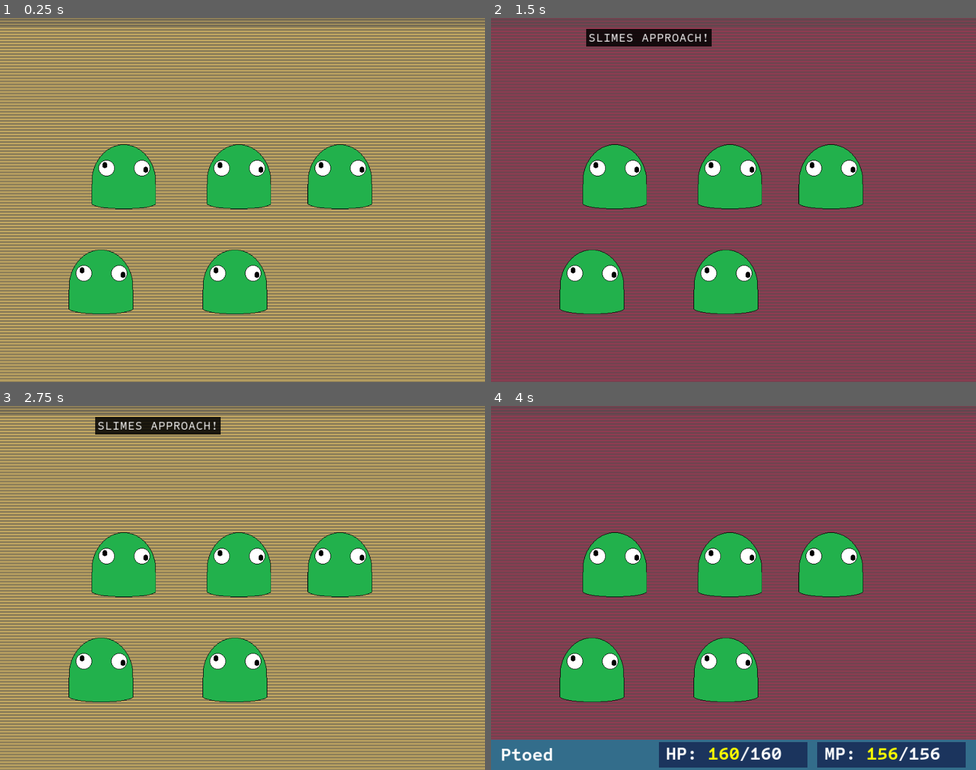
Above: before the commit, frames 1-4 (two rows, left to right).
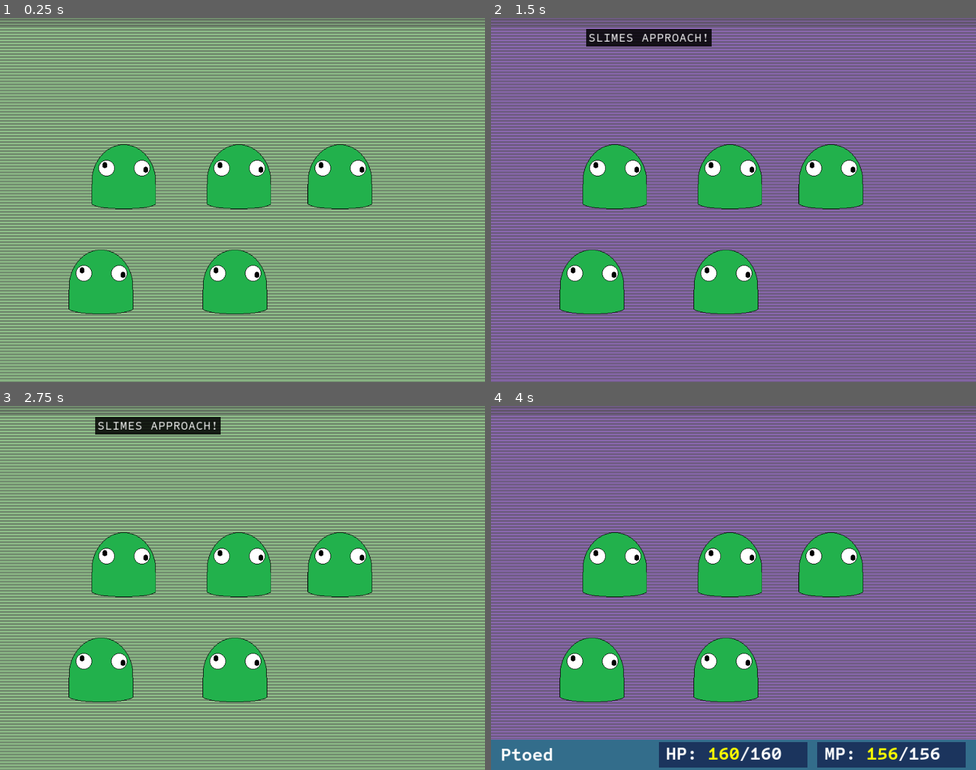
Above: after the commit, the same moments.

Repository: Tougon/CopyrightRPG
Game: Godot game, scene res://src/RPGData/Scenes/BattleScene.tscn
The game is run twice, just before and just after one commit, with the same random seed, the same clock (stepped at 60 frames per second) and the same inputs. Video files are missing from this copy of the repository; at most half a second of black plays in their place.
Inputs (mouse positions are in pixels of both pictures, inside the frame that each line leads up to):
- Up to frame 1 (0.25 s): no input
- Up to frame 2 (1.5 s): tap Enter (ui_accept) at 0.5, 0.77 s; move the mouse to (840, 181) at 0.52 s; press the mouse at (840, 181) at 0.53 s; release the mouse at (840, 181) at 1.25 s; drag from (636, 218) to (709, 272) at 1.27 s
- Up to frame 3 (2.75 s): move the mouse to (291, 507) at 2.02 s; press the mouse at (291, 507) at 2.03 s
- Up to frame 4 (4 s): release the mouse at (782, 507) at 2.75 s; drag from (709, 660) to (588, 533) at 2.77 s; move the mouse to (879, 642) at 3.52 s; press the mouse at (879, 642) at 3.53 s; tap Enter (ui_accept) at 3.77 s

The runs differ from the first frame. In frame 1, 53% of the frame differs, in the area x 0-100%, y 0-100%; in frame 2, 53%; in frame 3, 53%; in frame 4, 48%.

Commit message:
1-28-24 - Accuracy fixes
Fixed issues where game crashes when an attack misses due to arrays not being populated

Diff:
--- a/src/RPGData/Scripts/Spells/spell.gd
+++ b/src/RPGData/Scripts/Spells/spell.gd
@@ -68,6 +68,10 @@
 						cast.success = true;
 					else:
 						cast.success = cast.has_spell_done_anything();
+				else :
+					cast.set_hits([false]);
+					cast.set_damage([0])
+					cast.set_critical([false])
 
 				# TODO: Deactivate properties
 		else:
--- a/src/VideoPlayer/video_player.tscn
+++ b/src/VideoPlayer/video_player.tscn
@@ -6,7 +6,7 @@
 
 [sub_resource type="Gradient" id="Gradient_sr4ea"]
 offsets = PackedFloat32Array(0, 0.497653, 1)
-colors = PackedColorArray(0.945098, 0.894118, 0.431373, 1, 0.53812, 0.0564333, 0.300844, 1, 0.945098, 0.894118, 0.431373, 1)
+colors = PackedColorArray(0.635294, 0.984314, 0.545098, 1, 0.59053, 0.297286, 0.833678, 1, 0.635294, 0.984314, 0.545098, 1)
 
 [sub_resource type="GradientTexture2D" id="GradientTexture2D_suad4"]
 gradient = SubResource("Gradient_sr4ea")
